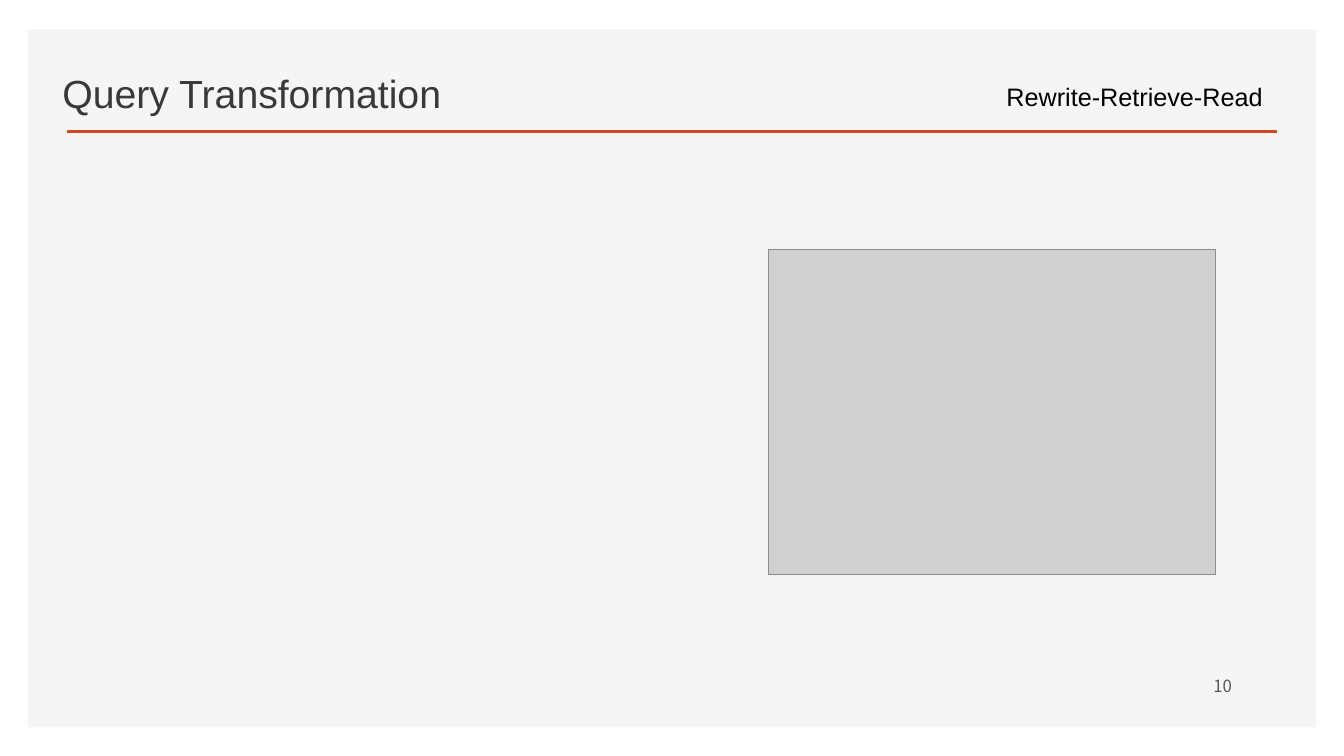
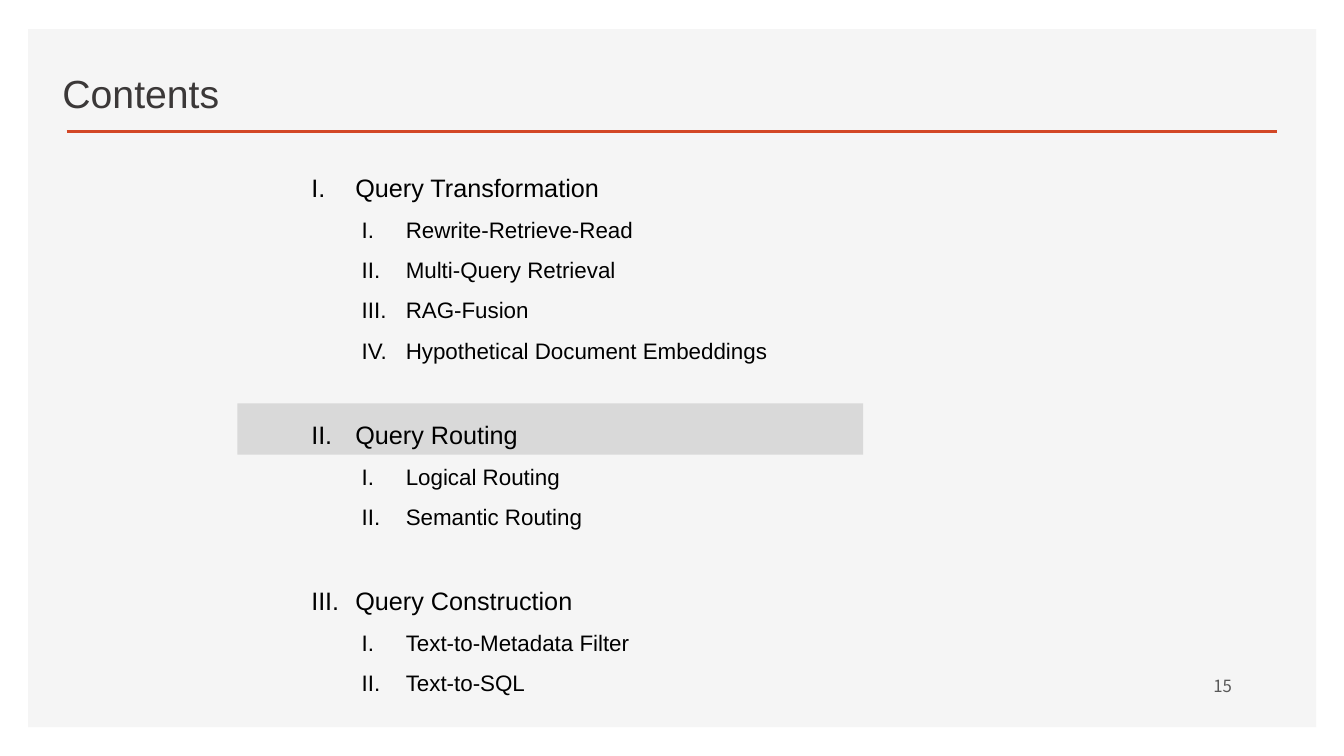
Before and after one commit to ancestor9/2026_Fall_Learning-Langchain-AI-Agent, a slide deck: slide 15 of CHAPTER 3 RAG Part II_Chatting with Your Data.pptx (slide 10 before the commit). Drawn at 1344x756 pixels with LibreOffice and Linux fonts; fonts in the diff are those of the drawing; grey boxes stand for pictures; background and template pictures are left out. Boxes give left, top, right and bottom in pixels: in the first picture for what was removed or moved away, otherwise in the second. Text is boxed around its words. In the diff, an @@ line names an element or a change of style, - is before the commit and + after.

```diff
--- a/CHAPTER 3 RAG Part II_Chatting with Your Data.pptx
+++ b/CHAPTER 3 RAG Part II_Chatting with Your Data.pptx
@@ text at [62, 80, 219, 109]: text changed @@
-Query Transformation
+Contents
@@ text removed at [1006, 87, 1262, 107] @@
-Rewrite-Retrieve-Read
@@ text added at [355, 178, 767, 696], 16 pt, text #000000 @@
+I. Query Transformation
+  I. Rewrite-Retrieve-Read
+  II. Multi-Query Retrieval
+  III. RAG-Fusion
+  IV. Hypothetical Document Embeddings
+II. Query Routing
+  I. Logical Routing
+  II. Semantic Routing
+III. Query Construction
+  I. Text-to-Metadata Filter
+  II. Text-to-SQL
@@ picture removed at [769, 250, 1216, 576] @@
@@ rectangle added at [237, 403, 863, 455], fill #D9D9D9 @@
@@ page number at [1213, 679, 1232, 692]: text changed @@
-10
+15
```
Also in this commit, not shown: 2 other slides changed, 9 slides added, 1 slide removed.
